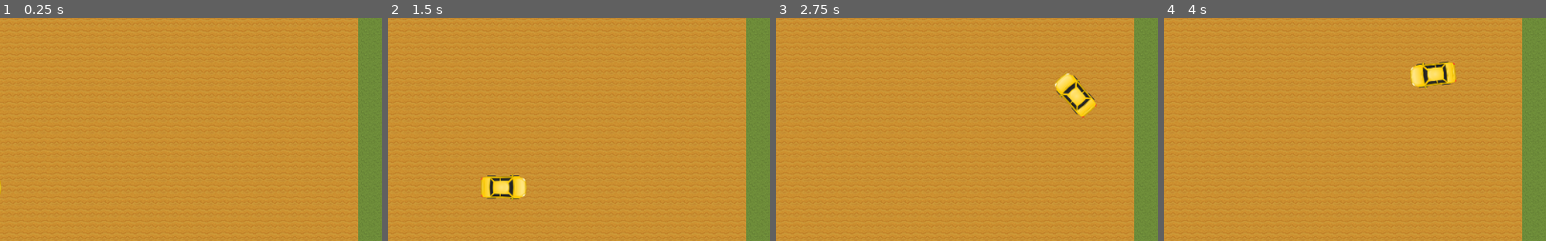
Above: before the commit, frames 1-4 (left to right).
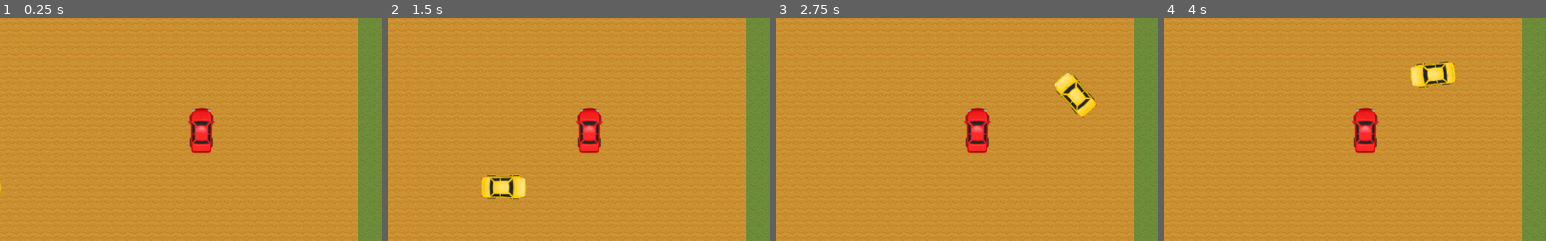
Above: after the commit, the same moments.

Repository: sandroscosta/uevora-derby-or-die-game
Game: Godot game, scene res://Game.tscn
The game is run twice, just before and just after one commit, with the same random seed, the same clock (stepped at 60 frames per second) and the same inputs.
Inputs:
- Up to frame 1 (0.25 s): no input
- Up to frame 2 (1.5 s): tap Enter at 0.5 s; hold Up (ui_up) from 0.53 s (still down)
- Up to frame 3 (2.75 s): release Up (ui_up) at 2.03 s; hold Left (ui_left) from 2.03 s (still down)
- Up to frame 4 (4 s): release Left (ui_left) at 3.53 s; hold Down (ui_down) from 3.53 s (still down)
The pictures show only the part of the screen within x 50-100%, y 23-73%; the shares and areas given below are measured in that part.

The runs differ from the first frame. In frame 1, 1.2% of the frame differs, in the area x 49-57%, y 40-61%; in frame 2, 1.2%; in frame 3, 1.2%; in frame 4, 1.2%.

Commit message:
feat: add initial enemy AI

Diff:
--- a/Game.tscn
+++ b/Game.tscn
@@ -1,7 +1,8 @@
-[gd_scene load_steps=3 format=2]
+[gd_scene load_steps=4 format=2]
 
 [ext_resource path="res://src/Player.tscn" type="PackedScene" id=1]
 [ext_resource path="res://src/Arena.tscn" type="PackedScene" id=2]
+[ext_resource path="res://src/EnemyPlayer.tscn" type="PackedScene" id=3]
 
 [node name="Game" type="Node2D"]
 
@@ -12,3 +13,6 @@
 __meta__ = {
 "_edit_group_": true
 }
+
+[node name="EnemyCar" parent="." instance=ExtResource( 3 )]
+position = Vector2( 782, 288 )
--- a/src/Arena.tscn
+++ b/src/Arena.tscn
@@ -106,26 +106,26 @@
 format = 1
 tile_data = PoolIntArray( 0, 4, 0, 1, 4, 0, 2, 4, 0, 3, 4, 0, 4, 4, 0, 5, 4, 0, 6, 4, 0, 7, 4, 0, 8, 4, 0, 9, 4, 0, 10, …(8345 unchanged characters)…
 
-[node name="StaticBody2D" type="StaticBody2D" parent="TileMap"]
+[node name="TopWall" type="StaticBody2D" parent="TileMap" groups=["wall"]]
 
-[node name="CollisionShape2D" type="CollisionShape2D" parent="TileMap/StaticBody2D"]
+[node name="CollisionShape2D" type="CollisionShape2D" parent="TileMap/TopWall"]
 position = Vector2( 514.5, 24 )
 shape = SubResource( 2 )
 
-[node name="StaticBody2D2" type="StaticBody2D" parent="TileMap"]
+[node name="BottomWall" type="StaticBody2D" parent="TileMap" groups=["wall"]]
 
-[node name="CollisionShape2D" type="CollisionShape2D" parent="TileMap/StaticBody2D2"]
+[node name="CollisionShape2D" type="CollisionShape2D" parent="TileMap/BottomWall"]
 position = Vector2( 512, 587 )
 shape = SubResource( 2 )
 
-[node name="StaticBody2D3" type="StaticBody2D" parent="TileMap"]
+[node name="LeftWall" type="StaticBody2D" parent="TileMap" groups=["wall"]]
 
-[node name="CollisionShape2D" type="CollisionShape2D" parent="TileMap/StaticBody2D3"]
+[node name="CollisionShape2D" type="CollisionShape2D" parent="TileMap/LeftWall"]
 position = Vector2( 24, 305.5 )
 shape = SubResource( 3 )
 
-[node name="StaticBody2D4" type="StaticBody2D" parent="TileMap"]
+[node name="RightWall" type="StaticBody2D" parent="TileMap" groups=["wall"]]
 
-[node name="CollisionShape2D" type="CollisionShape2D" parent="TileMap/StaticBody2D4"]
+[node name="CollisionShape2D" type="CollisionShape2D" parent="TileMap/RightWall"]
 position = Vector2( 1000, 304 )
 shape = SubResource( 3 )
--- /dev/null
+++ b/src/EnemyPlayer.gd
@@ -0,0 +1,18 @@
+extends KinematicBody2D
+
+export var health = 30
+
+var wheel_base = 75  # Distance from front to rear wheel
+var steering_angle = 5  # Amount that front wheel turns, in degrees
+
+var velocity = Vector2.ZERO
+var steer_angle # Calculated steering angle
+
+var engine_power = 600  # Forward acceleration force.
+var acceleration = Vector2.ZERO
+
+var friction = -0.9
+var drag = -0.0015
+
+var braking = -450
+var max_speed_reverse = 250
--- /dev/null
+++ b/src/EnemyPlayer.tscn
@@ -0,0 +1,20 @@
+[gd_scene load_steps=4 format=2]
+
+[ext_resource path="res://assets/cars-spritesheet.png" type="Texture" id=1]
+[ext_resource path="res://src/EnemyPlayer.gd" type="Script" id=2]
+
+[sub_resource type="RectangleShape2D" id=1]
+extents = Vector2( 24, 56.5 )
+
+[node name="EnemyCar" type="KinematicBody2D" groups=["enemy"]]
+scale = Vector2( 0.5, 0.5 )
+script = ExtResource( 2 )
+
+[node name="Sprite" type="Sprite" parent="."]
+texture = ExtResource( 1 )
+hframes = 5
+frame = 2
+
+[node name="CollisionShape2D" type="CollisionShape2D" parent="."]
+position = Vector2( -1, 1.5 )
+shape = SubResource( 1 )
--- a/src/Player.gd
+++ b/src/Player.gd
@@ -27,6 +27,13 @@
 	calculate_steering(delta)
 	velocity += acceleration * delta
 	velocity = move_and_slide(velocity)
+
+	if get_slide_count() > 0 :
+		for i in get_slide_count():
+			var collision = get_slide_collision(i)
+			var body = collision.collider
+			if body.is_in_group("enemy"):
+				print("BOOM ", body.name)
 
 func apply_friction():
 	if velocity.length() < 5:
